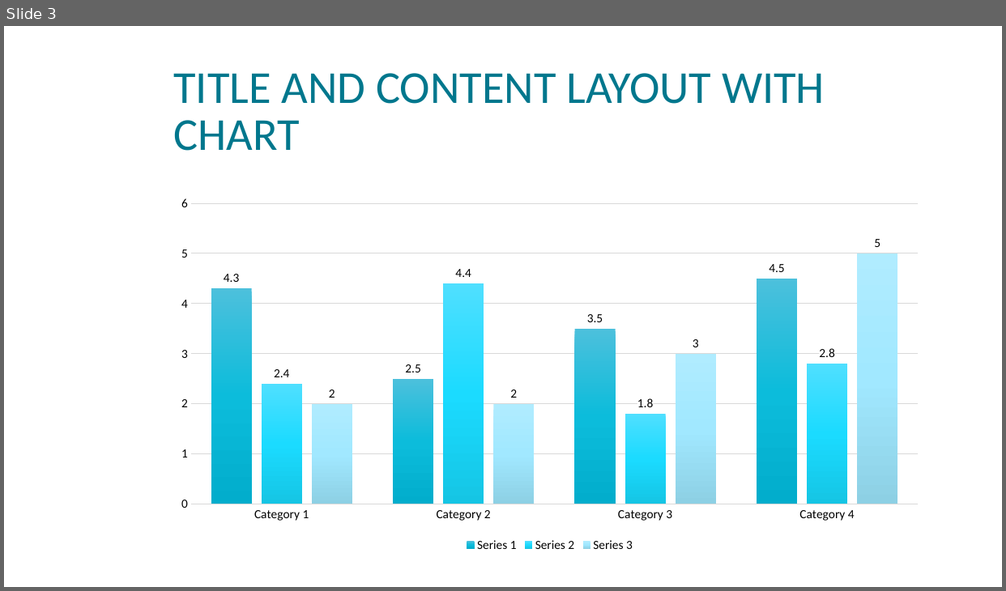
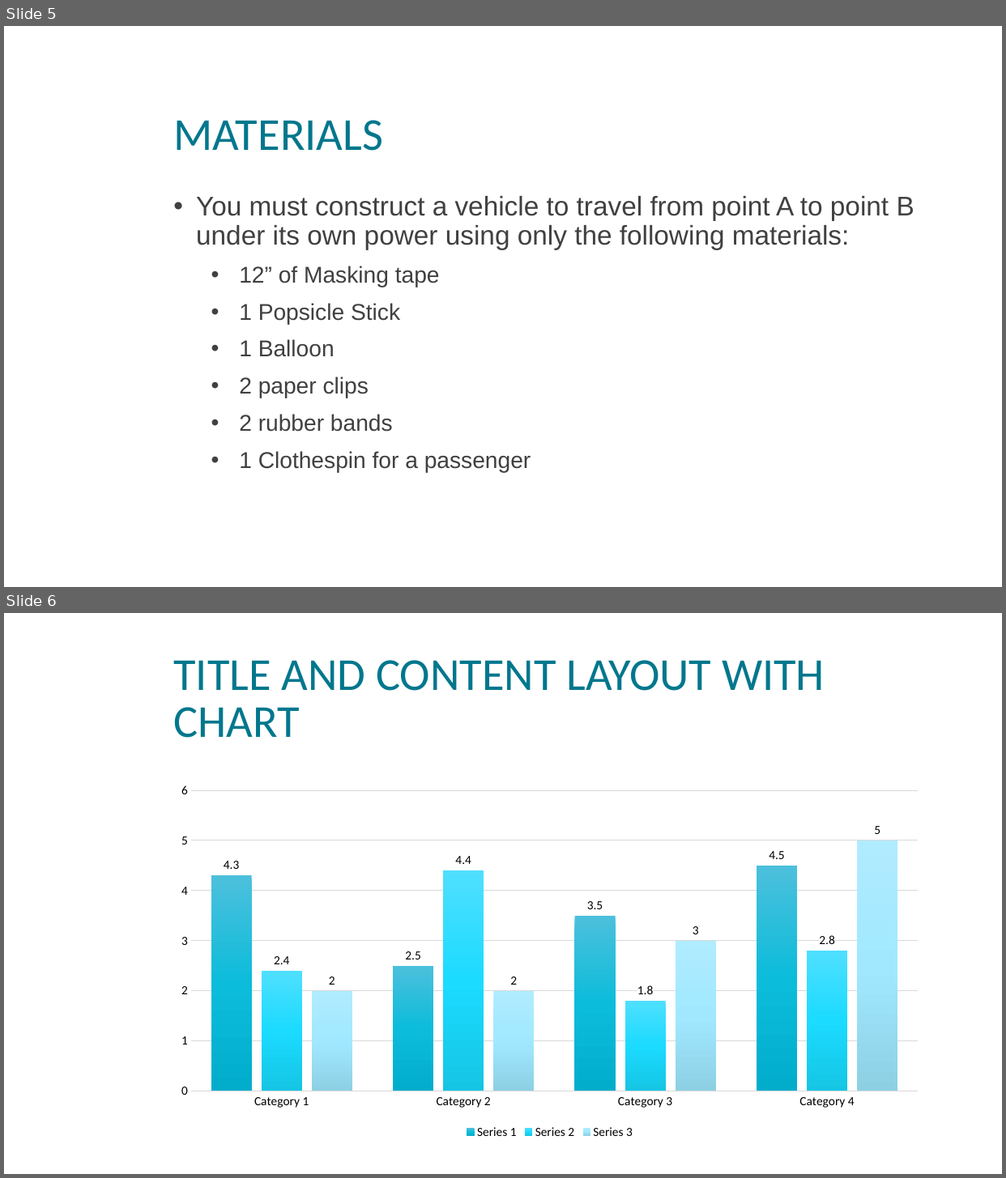
Before and after one commit to nickvertucci/Technology-Education-Curriculum, a slide deck: Templates/Powerpoint/Template - Powerpoint Assets.pptx. Shown one above the other, each under a label of ours: slide 3 before the commit, slides 5 and 6 after it. The pictures are 1006x591 and 1006x1178 pixels, drawn with LibreOffice and Linux fonts; fonts in the diff are those of the drawing; background and template pictures are left out. Boxes give left, top, right and bottom in pixels: in the first picture for what was removed or moved away, otherwise in the second. Text is boxed around its words. In the diff, an @@ line names an element or a change of style, - is before the commit and + after.

```diff
--- a/Templates/Powerpoint/Template - Powerpoint Assets.pptx
+++ b/Templates/Powerpoint/Template - Powerpoint Assets.pptx
@@ slide 5 added at box(4, 26, 1002, 587), background picture (left out) @@
@@ title added at box(173, 120, 383, 151), 44 pt, text #00778D @@
+MATERIALS
@@ text added at box(196, 196, 914, 473), 26 pt, text #404040 @@
+• You must construct a vehicle to travel from point A to point B under its own power using only the following materials:
+  • 12” of Masking tape
+  • 1 Popsicle Stick
+  • 1 Balloon
+  • 2 paper clips
+  • 2 rubber bands
+  • 1 Clothespin for a passenger
@@ what was slide 3 is now slide 6 @@
```
Also in this commit, not shown: 4 other slides added, 2 slides removed, 14 other files.
